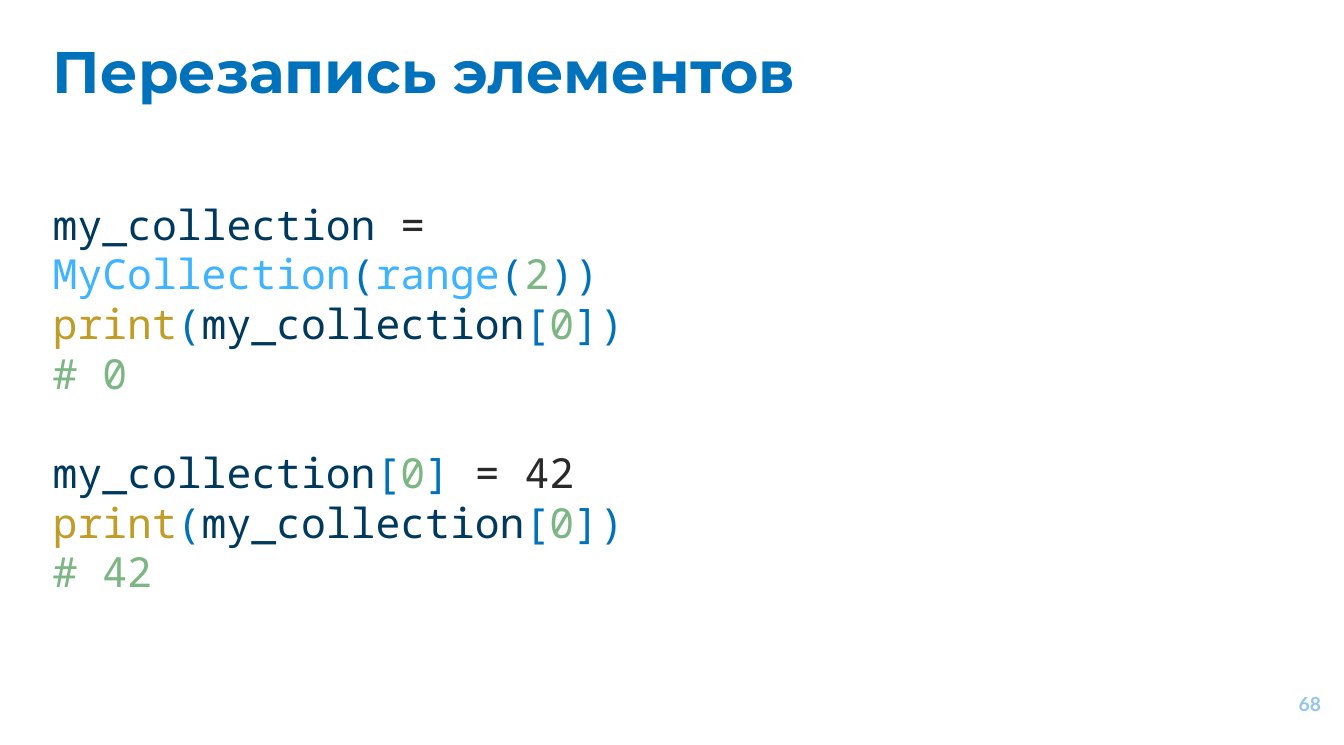
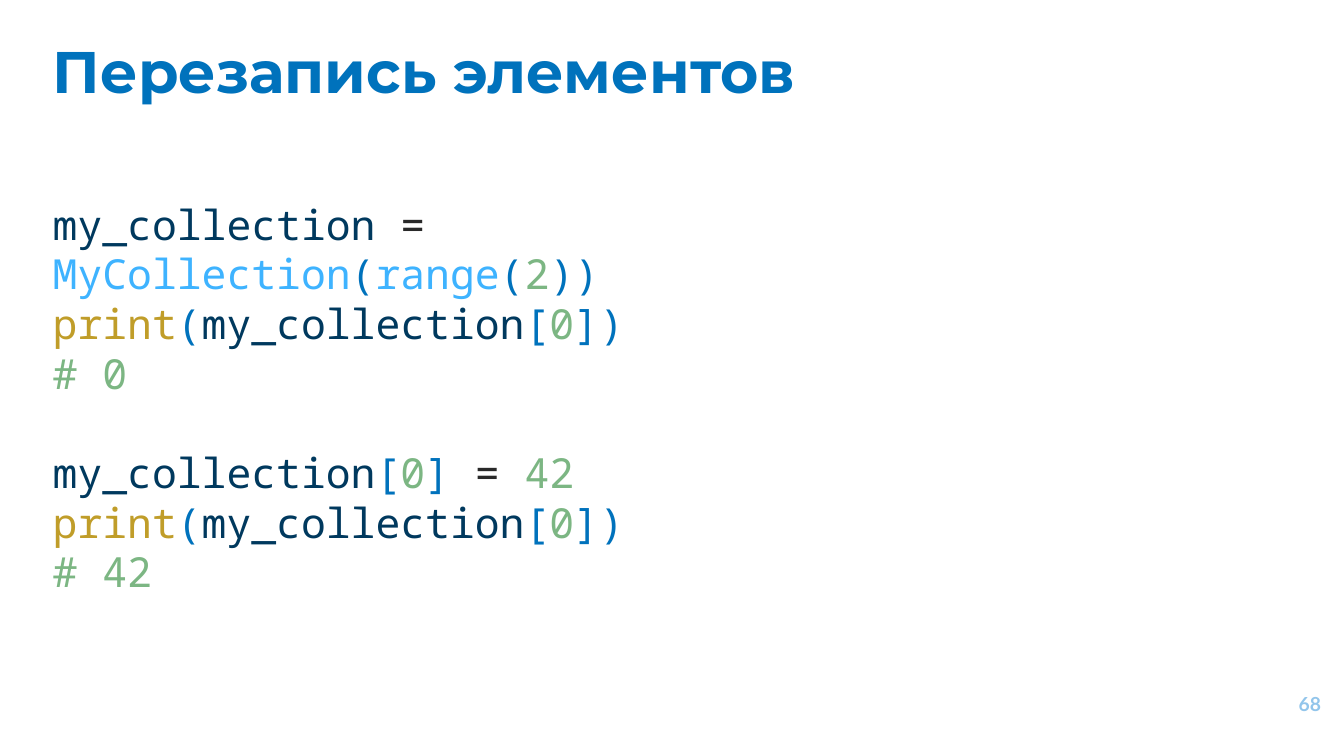
Before and after one commit to EvgrafovMichail/python_mipt_dafe, a slide deck: slide 68 of lessons/sem01/lesson12/protocols.pptx. Drawn at 1344x745 pixels with LibreOffice and Linux fonts; fonts in the diff are those of the drawing. Boxes give left, top, right and bottom in pixels: in the first picture for what was removed or moved away, otherwise in the second. Text is boxed around its words. In the diff, an @@ line names an element or a change of style, - is before the commit and + after.

```diff
--- a/lessons/sem01/lesson12/protocols.pptx
+++ b/lessons/sem01/lesson12/protocols.pptx
@@ text at [53,456,575,498]: text colour #292929 to #7CB683 in "42" @@
```
Also in this commit, not shown: 4 other slides changed.
